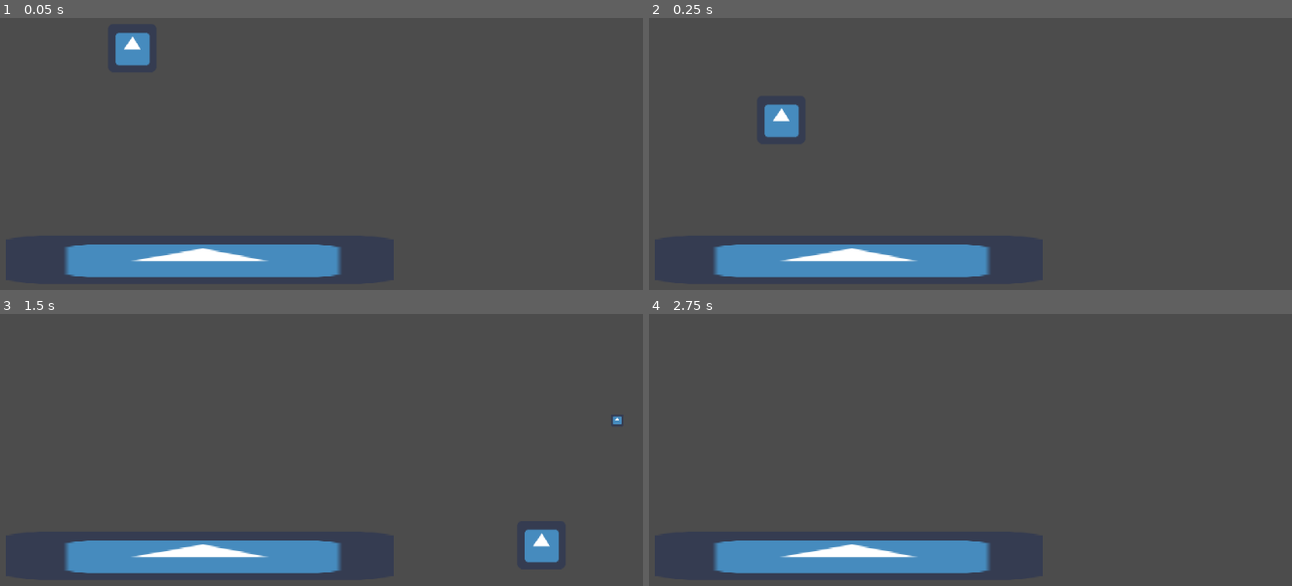
Above: before the commit, frames 1-4 (two rows, left to right).
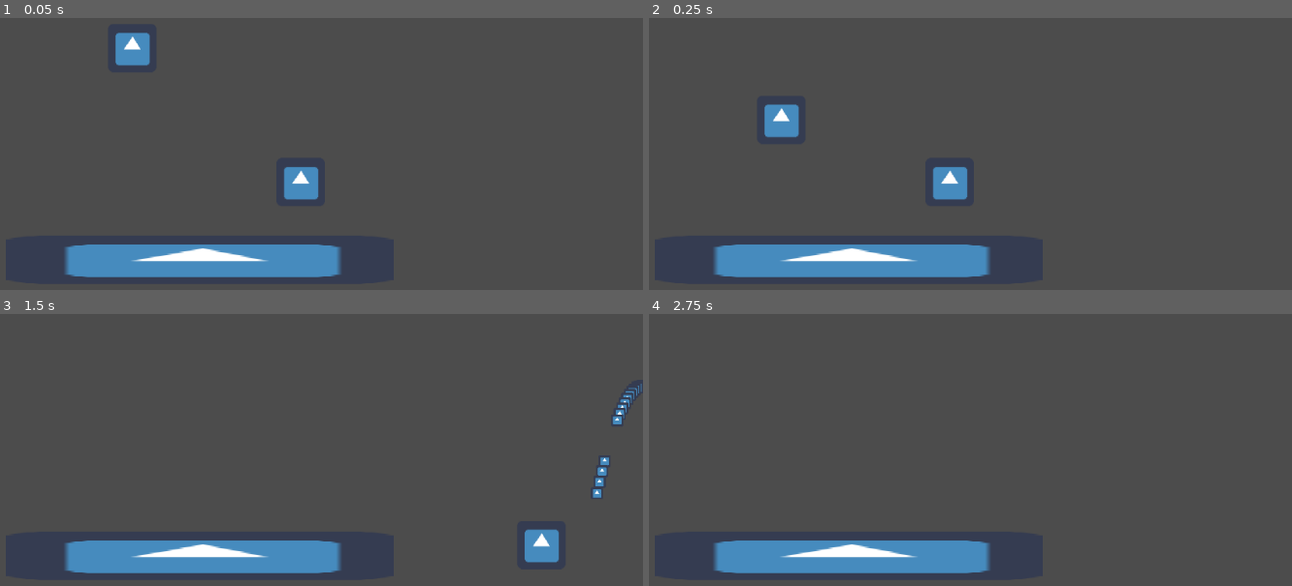
Above: after the commit, the same moments.

Repository: ValorZard/Climb-of-Destiny
Game: Godot game, scene res://Main.tscn
Same seed, same stepped clock (60 frames per second), same inputs: the game is played once before the commit and once after it. The engine's default icon, where the game draws it, is replaced by a stand-in: a white triangle on a blue panel in a dark square.
Inputs (mouse positions are in pixels of both pictures, inside the frame that each line leads up to):
- Up to frame 1 (0.05 s): no input
- Up to frame 2 (0.25 s): no input
- Up to frame 3 (1.5 s): move the mouse to (424, 433) at 0.52 s; press the mouse at (424, 433) at 0.53 s; hold D (walk_right) from 0.53 s (still down); tap Space (jump) at 0.77 s; move the mouse to (102, 477) at 1.27 s; release the mouse at (102, 477) at 1.28 s; click (102, 477) at 1.35 s
- Up to frame 4 (2.75 s): tap Space (jump) at 1.52 s; tap Enter at 2 s; move the mouse to (983, 354) at 2.02 s; release D (walk_right) at 2.03 s; press the mouse at (983, 354) at 2.03 s; hold A (walk_left) from 2.03 s (still down)

The runs differ from the first frame. In frame 1, 0.7% of the frame differs, in the area x 44-50%, y 54-67%; in frame 2, 0.7%; in frame 3, 0.3%; in frame 4, nothing differs.

Commit message:
Added Enemies and made shooting better

Diff:
--- a/Bullet.gd
+++ b/Bullets/Bullet.gd
@@ -9,6 +9,8 @@
 var default_velocity := Vector2(800, 0)
 var damage : int = 10
 var direction : int = 0
+
+var node_shot_from : Node # the owner of this node
 
 # Called when the node enters the scene tree for the first time.
 func _ready():
@@ -26,5 +28,8 @@
 			velocity.x = -velocity.x
 
 
-func _on_Bullet_area_entered(area):
+
+func _on_Bullet_body_entered(body):
+	if body is Enemy:
+		body.health -= 1
 	self.queue_free()
--- a/Bullet.tscn
+++ b/Bullets/Bullet.tscn
@@ -1,20 +1,19 @@
 [gd_scene load_steps=4 format=2]
 
-[ext_resource path="res://icon.png" type="Texture" id=1]
-[ext_resource path="res://Bullet.gd" type="Script" id=2]
+[ext_resource path="res://Bullets/Bullet.gd" type="Script" id=1]
+[ext_resource path="res://icon.png" type="Texture" id=2]
 
 [sub_resource type="CircleShape2D" id=1]
 
 [node name="Bullet" type="Area2D"]
-collision_layer = 2
-collision_mask = 2
-script = ExtResource( 2 )
+script = ExtResource( 1 )
 
 [node name="icon" type="Sprite" parent="."]
 scale = Vector2( 0.25, 0.25 )
-texture = ExtResource( 1 )
+texture = ExtResource( 2 )
 
 [node name="Hitbox" type="CollisionShape2D" parent="."]
 shape = SubResource( 1 )
 
 [connection signal="area_entered" from="." to="." method="_on_Bullet_area_entered"]
+[connection signal="body_entered" from="." to="." method="_on_Bullet_body_entered"]
--- /dev/null
+++ b/Enemies/Enemy.gd
@@ -0,0 +1,19 @@
+extends KinematicBody2D
+
+class_name Enemy
+
+# Declare member variables here. Examples:
+# var a = 2
+# var b = "text"
+
+export var health : int = 10
+
+# Called when the node enters the scene tree for the first time.
+func _ready():
+	pass # Replace with function body.
+
+
+# Called every frame. 'delta' is the elapsed time since the previous frame.
+func _physics_process(delta):
+	if health <= 0:
+		self.queue_free()
--- /dev/null
+++ b/Enemies/Enemy.tscn
@@ -0,0 +1,20 @@
+[gd_scene load_steps=4 format=2]
+
+[ext_resource path="res://icon.png" type="Texture" id=1]
+[ext_resource path="res://Enemies/Enemy.gd" type="Script" id=2]
+
+[sub_resource type="CapsuleShape2D" id=1]
+radius = 20.4592
+height = 28.764
+
+[node name="Enemy" type="KinematicBody2D"]
+script = ExtResource( 2 )
+
+[node name="icon" type="Sprite" parent="."]
+texture = ExtResource( 1 )
+
+[node name="CollisionShape2D" type="CollisionShape2D" parent="."]
+shape = SubResource( 1 )
+
+[node name="BulletExit" type="Node2D" parent="."]
+position = Vector2( 60, 0 )
--- a/Main.tscn
+++ b/Main.tscn
@@ -1,7 +1,8 @@
-[gd_scene load_steps=3 format=2]
+[gd_scene load_steps=4 format=2]
 
-[ext_resource path="res://Player.tscn" type="PackedScene" id=1]
-[ext_resource path="res://Platform.tscn" type="PackedScene" id=2]
+[ext_resource path="res://Player/Player.tscn" type="PackedScene" id=1]
+[ext_resource path="res://Enviroment/Platform.tscn" type="PackedScene" id=2]
+[ext_resource path="res://Enemies/Enemy.tscn" type="PackedScene" id=3]
 
 [node name="Root" type="Node2D"]
 
@@ -13,3 +14,6 @@
 
 [node name="Player" parent="." instance=ExtResource( 1 )]
 position = Vector2( 349.922, 147.518 )
+
+[node name="Enemy" parent="." instance=ExtResource( 3 )]
+position = Vector2( 572.272, 330.155 )
--- a/Player.gd
+++ b/Player/Player.gd
@@ -2,6 +2,8 @@
 # https://kidscancode.org/godot_recipes/2d/platform_character/
 
 extends KinematicBody2D
+
+class_name Player
 
 export var speed : float = 600
 export var jump_speed : float = -1000
@@ -12,7 +14,7 @@
 var velocity : Vector2 = Vector2.ZERO
 var direction : int = 0
 
-var bullet_prefab : PackedScene = preload("res://Bullet.tscn")
+var bullet_prefab : PackedScene = preload("res://Bullets/Bullet.tscn")
 
 func get_input():
 	direction = 0
@@ -49,6 +51,7 @@
 		get_tree().current_scene.get_node("Bullets").add_child(bullet)
 		bullet.position = $BulletExit.global_position
 		bullet.direction = direction
+		bullet.node_shot_from = self
 
 func _physics_process(delta):
 	get_input()
--- a/Player.tscn
+++ b/Player/Player.tscn
@@ -1,7 +1,7 @@
 [gd_scene load_steps=4 format=2]
 
 [ext_resource path="res://icon.png" type="Texture" id=1]
-[ext_resource path="res://Player.gd" type="Script" id=2]
+[ext_resource path="res://Player/Player.gd" type="Script" id=2]
 
 [sub_resource type="CapsuleShape2D" id=1]
 radius = 20.4592
--- a/project.godot
+++ b/project.godot
@@ -7,6 +7,22 @@
 ;   param=value ; assign values to parameters
 
 config_version=4
+
+_global_script_classes=[ {
+"base": "KinematicBody2D",
+"class": "Enemy",
+"language": "GDScript",
+"path": "res://Enemies/Enemy.gd"
+}, {
+"base": "KinematicBody2D",
+"class": "Player",
+"language": "GDScript",
+"path": "res://Player/Player.gd"
+} ]
+_global_script_class_icons={
+"Enemy": "",
+"Player": ""
+}
 
 [application]
 
Renamed: Platform.tscn -> Enviroment/Platform.tscn
